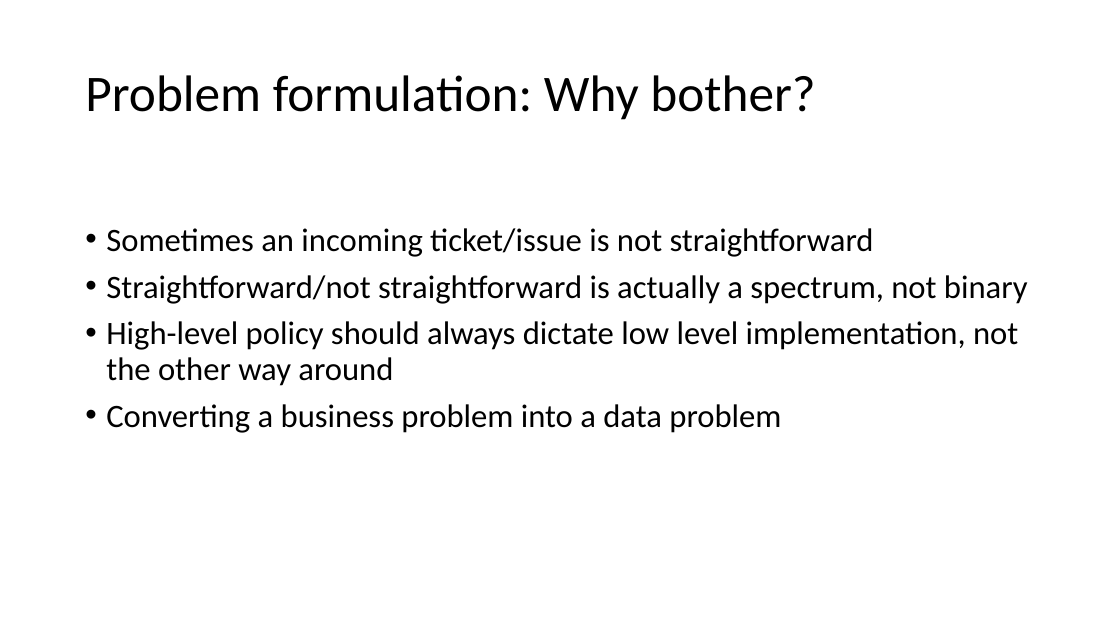
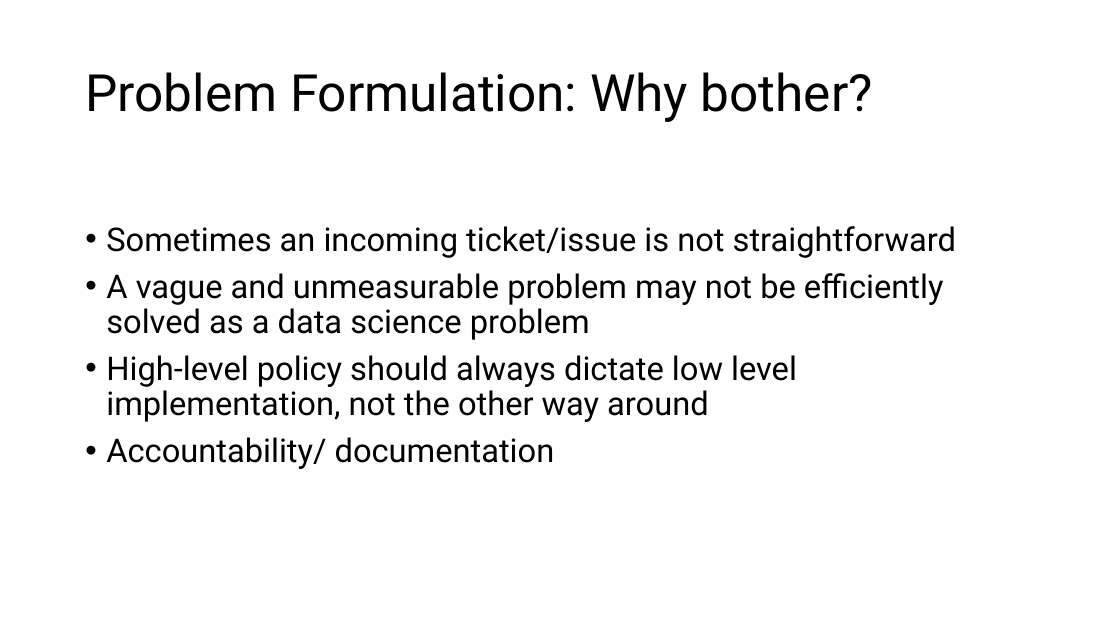
Before and after one commit to jtsw1990/datascience-eda-prezo, a slide deck: slide 5 of Problem Formulation & EDA.pptx. Drawn at 1120x630 pixels with LibreOffice and Linux fonts; fonts in the diff are those of the drawing. Boxes give left, top, right and bottom in pixels: in the first picture for what was removed or moved away, otherwise in the second. Text is boxed around its words. In the diff, an @@ line names an element or a change of style, - is before the commit and + after.

```diff
--- a/Problem Formulation & EDA.pptx
+++ b/Problem Formulation & EDA.pptx
@@ title at <box>85,72,873,122</box>: text changed; font Calibri to Roboto @@
-Problem formulation: Why bother?
+Problem Formulation: Why bother?
@@ text at <box>106,226,956,422</box>: font Calibri to Roboto in "Sometimes an incoming ticket/issue is not straightforward", "High-level policy should always dictate low level ..." @@
@@ text at <box>106,273,944,340</box>: text changed; font Calibri to Roboto @@
-• Straightforward/not straightforward is actually a spectrum, not binary
+• A vague and unmeasurable problem may not be efficiently solved as a data science problem
@@ text at <box>106,437,555,469</box>: text changed; font Calibri to Roboto @@
-• Converting a business problem into a data problem
+• Accountability/ documentation
```
Also in this commit, not shown: 9 other slides changed, 6 slides added, 1 slide removed, 1 other file.
